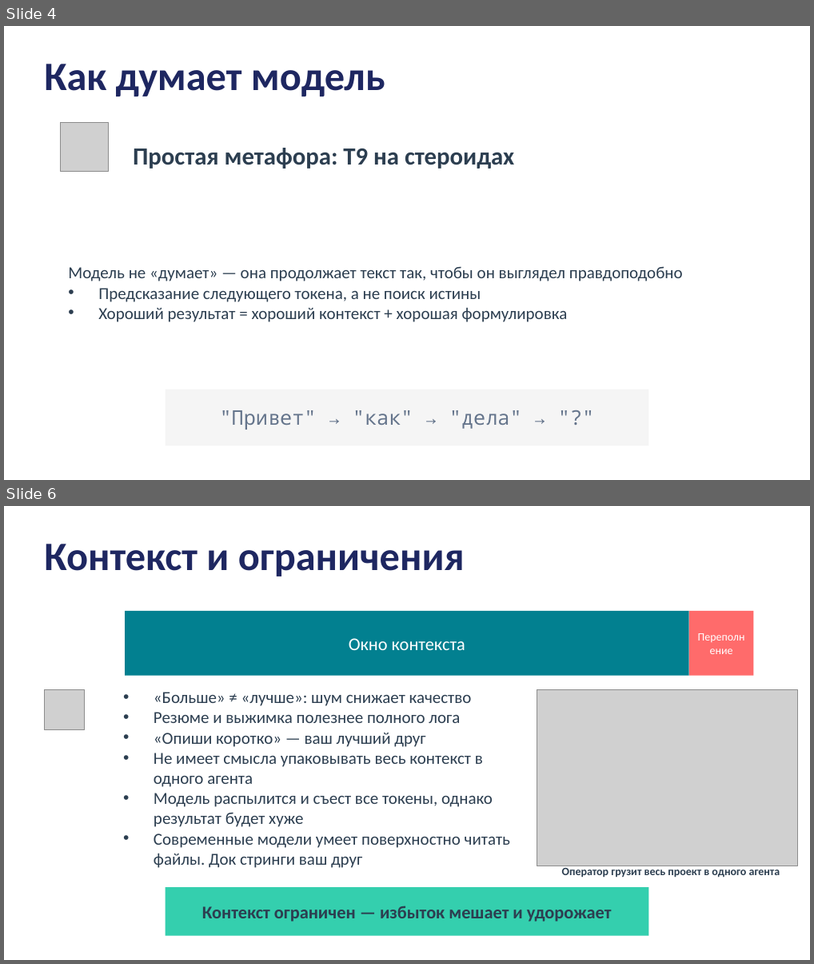
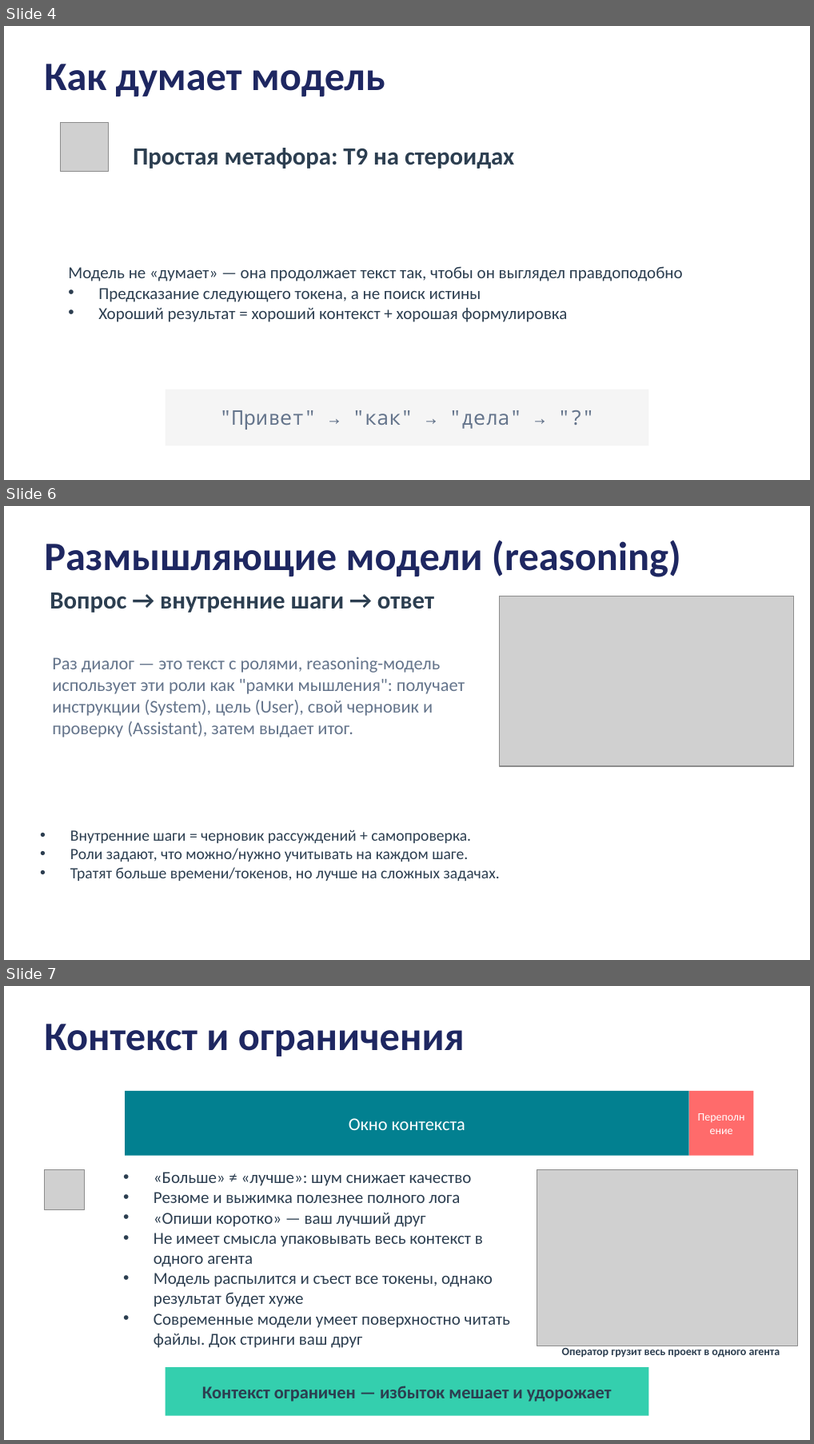
Before and after one commit to Air-Erik/workshop-ai, a slide deck: docs/slides/AI_Cursor_Workshop.pptx. Shown one above the other, each under a label of ours: slides 4 and 6 before the commit, slides 4, 6 and 7 after it; the slides between them are not shown. The pictures are 814x964 and 814x1444 pixels, drawn with LibreOffice and Linux fonts; fonts in the diff are those of the drawing; grey boxes stand for pictures. Boxes give left, top, right and bottom in pixels: in the first picture for what was removed or moved away, otherwise in the second. Text is boxed around its words. In the diff, an @@ line names an element or a change of style, - is before the commit and + after.

Commit message:
docs: обновление текста и структуры материалов воркшопа, включая уточнение ключевых тем и изменение заголовков для улучшения ясности

```diff
--- a/docs/slides/AI_Cursor_Workshop.pptx
+++ b/docs/slides/AI_Cursor_Workshop.pptx
@@ slide 6 added at (4, 506, 810, 960), background #FFFFFF @@
@@ text added at (44, 540, 682, 577), 36 pt, text #1E2761, bold @@
+Размышляющие модели (reasoning)
@@ text added at (50, 592, 434, 612), 22 pt, text #2C3E50, bold @@
+Вопрос → внутренние шаги → ответ
@@ picture added at (500, 596, 794, 766) @@
@@ text added at (52, 656, 465, 737), 16 pt, text #64748B @@
+Раз диалог — это текст с ролями, reasoning-модель использует эти роли как "рамки мышления": получает инструкции (System), цель (User), свой черновик и проверку (Assistant), затем выдает итог.
@@ text added at (70, 829, 500, 880), 14 pt, text #2C3E50 @@
+• Внутренние шаги = черновик рассуждений + самопроверка.
+• Роли задают, что можно/нужно учитывать на каждом шаге.
+• Тратят больше времени/токенов, но лучше на сложных задачах.
@@ what was slide 6 is now slide 7 @@
```
Also in this commit, not shown: 3 slides changed, 2 other files.
